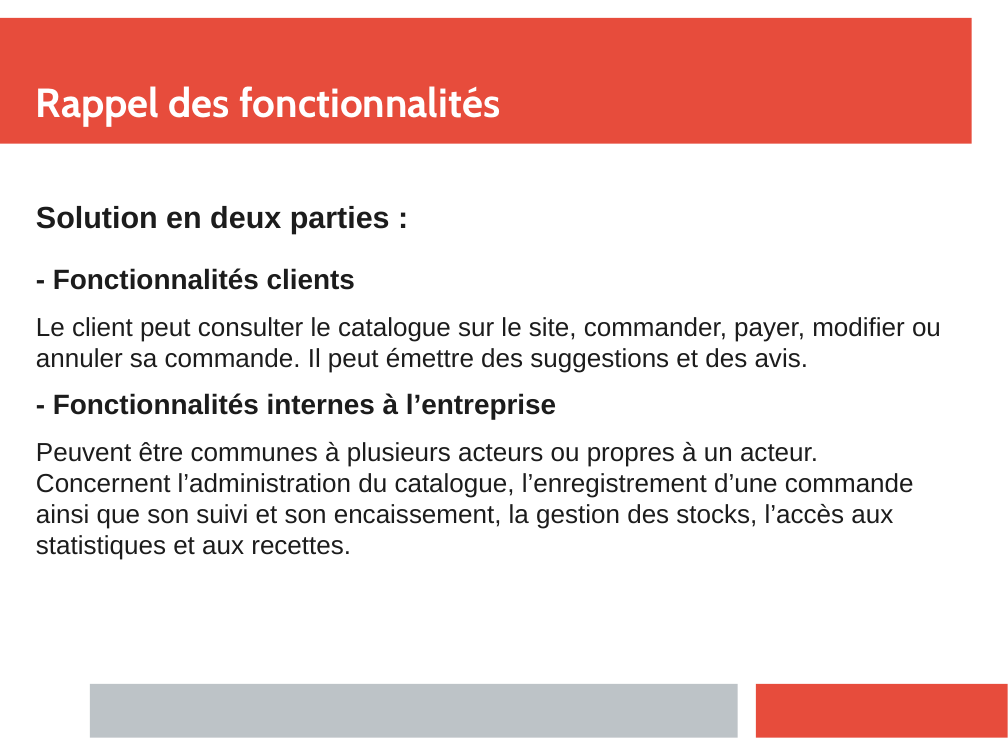
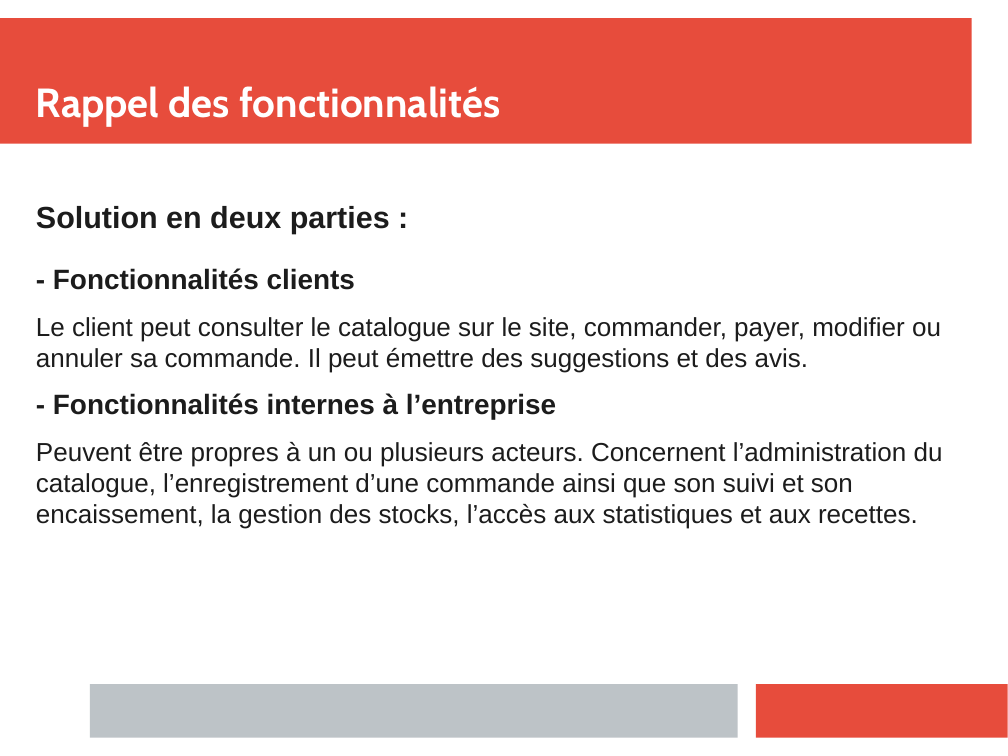
Before and after one commit to clemenceclaireR/spec_fonctionnelles_restaurant, a slide deck: slide 3 of diapo_presentation_solution.pptx. Drawn at 1008x756 pixels with LibreOffice and Linux fonts; fonts in the diff are those of the drawing. Boxes give left, top, right and bottom in pixels: in the first picture for what was removed or moved away, otherwise in the second. Text is boxed around its words. In the diff, an @@ line names an element or a change of style, - is before the commit and + after.

```diff
--- a/diapo_presentation_solution.pptx
+++ b/diapo_presentation_solution.pptx
@@ text at (36,442,943,529): text changed @@
-Peuvent être communes à plusieurs acteurs ou propres à un acteur. Concernent l’administration du catalogue, l’enregistrement d’une commande ainsi que son suivi et son encaissement, la gestion des stocks, l’accès aux statistiques et aux recettes.
+Peuvent être propres à un ou plusieurs acteurs. Concernent l’administration du catalogue, l’enregistrement d’une commande ainsi que son suivi et son encaissement, la gestion des stocks, l’accès aux statistiques et aux recettes.
```
Also in this commit, not shown: 3 other slides changed, 2 other files.
